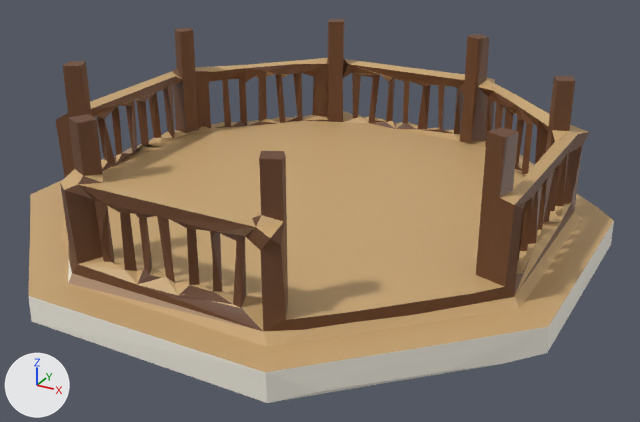
One commit to the glTF model docs/univers/archipeo/monuments/modeles/5e-monument-kiosque-a-musique/etape-1.glb: the scene before it, then after it.
The view is the same before and after, from a camera (50 mm lens) standing at (0.737, -1.318, 0.7) and looking at (0.033, -0.038, 0.059). The axes (+X, +Y, +Z) are drawn at lower left. The lights are the same throughout. The picture after the commit comes second. Vertices at exactly the same position are counted once.

The older version as bpy lines, for what is in view:
```python
me_geometry_0 = bpy.data.meshes.new('geometry_0')
me_geometry_0.from_pydata(...)  # 578 vertices, 1344 faces; spans x -0.498..0.501, y -0.508..0.491, z 0.0..0.306
me_geometry_0.materials.append(mat_defaultmaterial)
ob_geometry_0 = bpy.data.objects.new('geometry_0', me_geometry_0)
ob_geometry_0.location = (0.0, 0.0, 0.0)
```
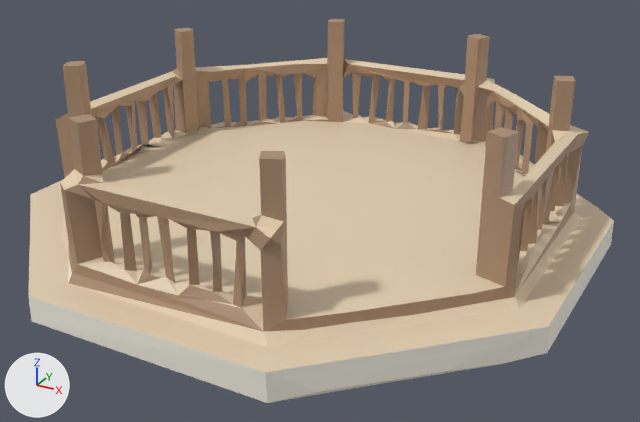
Location of each change, [x1, y1, x2, y2] in pixels of the pictures (640 x 422 px):
part 1 of me_geometry_0, recoloured (brown to beige)
    both: [29, 19, 614, 372]

Patch to the scene script:
```diff
--- a/docs/univers/archipeo/monuments/modeles/5e-monument-kiosque-a-musique/etape-1.glb.py
+++ b/docs/univers/archipeo/monuments/modeles/5e-monument-kiosque-a-musique/etape-1.glb.py
@@ me_geometry_0 @@
 me_geometry_0.from_pydata(...)  # 578 vertices, 1344 faces; spans x -0.498..0.501, y -0.508..0.491, z 0.0..0.306
 # used by ob_geometry_0; location = (0.0, 0.0, 0.0)
+# me_geometry_0 part 1: 1126 faces centred in x -0.478..0.487, y -0.49..0.472, z 0.05..0.306 are repainted in the vertex colours; the middle colour goes from brown #6b452b to beige #ad8e73
 me_geometry_0.materials.append(mat_defaultmaterial)
```
